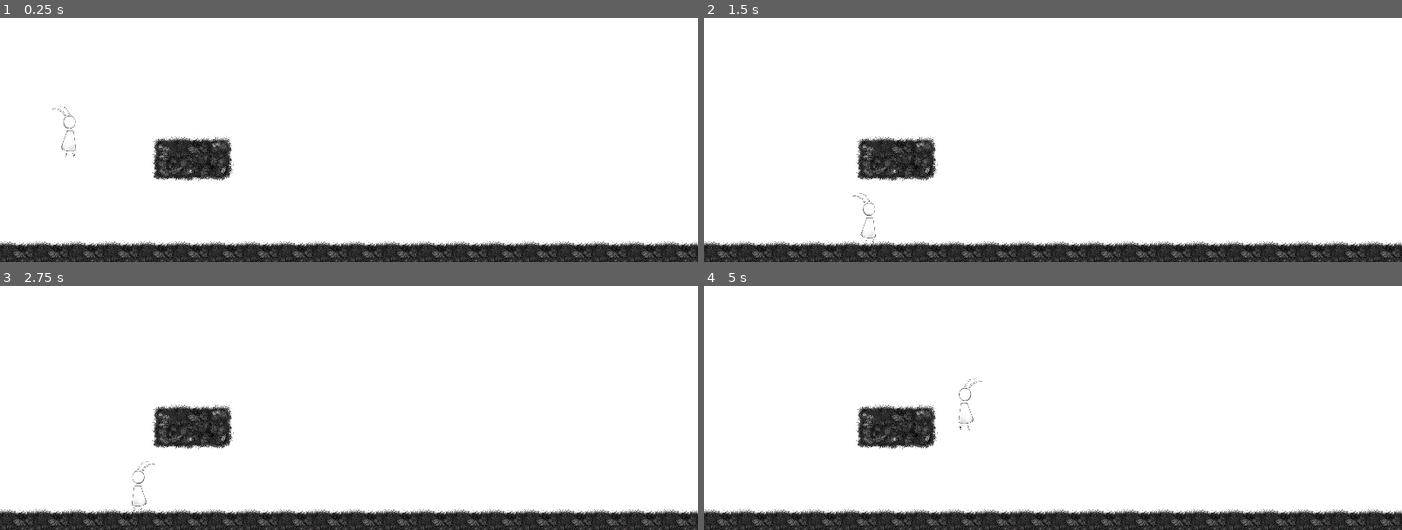
Above: before the commit, frames 1-4 (two rows, left to right).
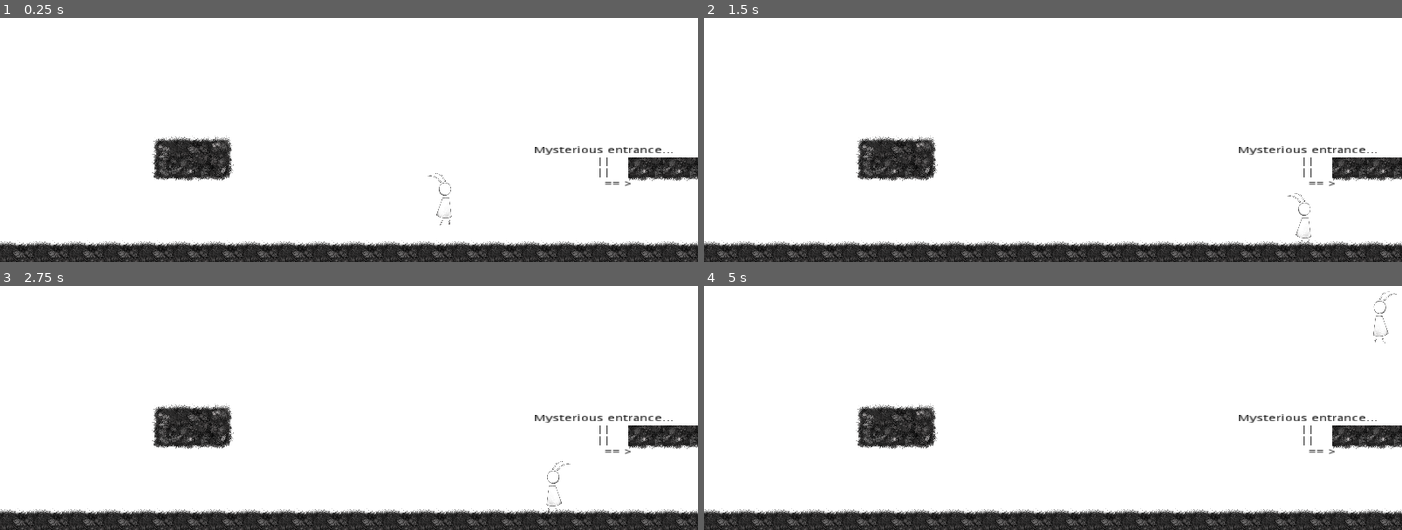
Above: after the commit, the same moments.

Repository: uatuko/game-off-2021
Game: Godot game, scene res://src/levels/grasslands.tscn
The game is run twice, just before and just after one commit, with the same random seed, the same clock (stepped at 60 frames per second) and the same inputs.
Inputs:
- Up to frame 1 (0.25 s): no input
- Up to frame 2 (1.5 s): hold D (move_right) from 0.53 s (still down); tap W (jump) at 0.77 s
- Up to frame 3 (2.75 s): tap W (jump) at 1.52 s; release D (move_right) at 2.03 s; hold A (move_left) from 2.03 s (still down)
- Up to frame 4 (5 s): release A (move_left) at 2.78 s; hold D (move_right) 2.78-4.28 s; tap W (jump) at 3.02, 3.77, 4.52 s; hold A (move_left) from 4.28 s (still down)

The runs differ from the first frame. In frame 1, 1.4% of the frame differs, in the area x 7-100%, y 36-85%; in frame 2, 1.4%; in frame 3, 1.4%; in frame 4, 1.4%.

Commit message:
issue #11 - move player between scenes

Diff:
--- /dev/null
+++ b/src/levels/Levels.gd
@@ -0,0 +1,7 @@
+extends Node2D
+
+
+func _ready():
+	if Global.from_level != null:
+		$Player.set_position(get_node(Global.from_level + "Pos").position)
+		$Player.auto_move()
--- /dev/null
+++ b/src/levels/MushroomRoom.tscn
@@ -0,0 +1,112 @@
+[gd_scene load_steps=9 format=2]
+
+[ext_resource path="res://src/actor/Player.tscn" type="PackedScene" id=1]
+[ext_resource path="res://assets/tiles/grass.png" type="Texture" id=2]
+[ext_resource path="res://src/Entrance.tscn" type="PackedScene" id=3]
+[ext_resource path="res://src/levels/Levels.gd" type="Script" id=4]
+
+[sub_resource type="ConvexPolygonShape2D" id=1]
+points = PoolVector2Array( 160, 64, 32, 64, 32, 32, 160, 32 )
+
+[sub_resource type="ConvexPolygonShape2D" id=2]
+points = PoolVector2Array( 160, 64, 0, 64, 0, 32, 160, 32 )
+
+[sub_resource type="ConvexPolygonShape2D" id=3]
+points = PoolVector2Array( 160, 64, 0, 64, 0, 32, 160, 32 )
+
+[sub_resource type="TileSet" id=4]
+0/name = "grass.png 0"
+0/texture = ExtResource( 2 )
+0/tex_offset = Vector2( 0, 0 )
+0/modulate = Color( 1, 1, 1, 1 )
+0/region = Rect2( 96, 96, 160, 64 )
+0/tile_mode = 0
+0/occluder_offset = Vector2( 0, 0 )
+0/navigation_offset = Vector2( 0, 0 )
+0/shape_offset = Vector2( 0, 0 )
+0/shape_transform = Transform2D( 1, 0, 0, 1, 0, 0 )
+0/shape = SubResource( 1 )
+0/shape_one_way = false
+0/shape_one_way_margin = 1.0
+0/shapes = [ {
+"autotile_coord": Vector2( 0, 0 ),
+"one_way": false,
+"one_way_margin": 1.0,
+"shape": SubResource( 1 ),
+"shape_transform": Transform2D( 1, 0, 0, 1, 0, 0 )
+} ]
+0/z_index = 0
+1/name = "grass.png 1"
+1/texture = ExtResource( 2 )
+1/tex_offset = Vector2( 0, 0 )
+1/modulate = Color( 1, 1, 1, 1 )
+1/region = Rect2( 256, 96, 160, 64 )
+1/tile_mode = 0
+1/occluder_offset = Vector2( 0, 0 )
+1/navigation_offset = Vector2( 0, 0 )
+1/shape_offset = Vector2( 0, 0 )
+1/shape_transform = Transform2D( 1, 0, 0, 1, 0, 0 )
+1/shape = SubResource( 2 )
+1/shape_one_way = false
+1/shape_one_way_margin = 1.0
+1/shapes = [ {
+"autotile_coord": Vector2( 0, 0 ),
+"one_way": false,
+"one_way_margin": 1.0,
+"shape": SubResource( 2 ),
+"shape_transform": Transform2D( 1, 0, 0, 1, 0, 0 )
+} ]
+1/z_index = 0
+2/name = "grass.png 2"
+2/texture = ExtResource( 2 )
+2/tex_offset = Vector2( 0, 0 )
+2/modulate = Color( 1, 1, 1, 1 )
+2/region = Rect2( 512, 96, 160, 64 )
+2/tile_mode = 0
+2/occluder_offset = Vector2( 0, 0 )
+2/navigation_offset = Vector2( 0, 0 )
+2/shape_offset = Vector2( 0, 0 )
+2/shape_transform = Transform2D( 1, 0, 0, 1, 0, 0 )
+2/shape = SubResource( 3 )
+2/shape_one_way = false
+2/shape_one_way_margin = 1.0
+2/shapes = [ {
+"autotile_coord": Vector2( 0, 0 ),
+"one_way": false,
+"one_way_margin": 1.0,
+"shape": SubResource( 3 ),
+"shape_transform": Transform2D( 1, 0, 0, 1, 0, 0 )
+} ]
+2/z_index = 0
+
+[node name="MushroomRoom" type="Node2D"]
+script = ExtResource( 4 )
+
+[node name="Player" parent="." instance=ExtResource( 1 )]
+position = Vector2( 414.488, 631.391 )
+
+[node name="TileMap" type="TileMap" parent="."]
+tile_set = SubResource( 4 )
+collision_layer = 8
+format = 1
+tile_data = PoolIntArray( 589823, 1610612738, 0, 524289, 1610612738, 0, 720894, 0, 0, 720895, 0, 0, 655361, 1, 0, 655362, 1, 0, 655363, 1, 0, 655364, 1, 0, 655365, 1, 0, 655366, 1, 0, 655367, 1, 0, 655368, 1, 0, 655370, 2, 0 )
+
+[node name="grasslands" parent="." instance=ExtResource( 3 )]
+position = Vector2( -35.8388, 603.421 )
+
+[node name="grasslandsPos" type="Position2D" parent="."]
+position = Vector2( -0.85202, 662.122 )
+
+[node name="Label" type="Label" parent="."]
+margin_left = 200.532
+margin_top = 496.214
+margin_right = 297.532
+margin_bottom = 561.214
+custom_colors/font_color = Color( 0, 0, 0, 1 )
+text = "Back to Maze...
+          ||
+          ||
+      <=="
+__meta__ = {
+"_edit_use_anchors_": false
+}
--- a/src/levels/grasslands.tscn
+++ b/src/levels/grasslands.tscn
@@ -1,7 +1,9 @@
-[gd_scene load_steps=10 format=2]
+[gd_scene load_steps=12 format=2]
 
 [ext_resource path="res://src/actor/Player.tscn" type="PackedScene" id=1]
 [ext_resource path="res://assets/tiles/grass.png" type="Texture" id=2]
+[ext_resource path="res://src/Entrance.tscn" type="PackedScene" id=3]
+[ext_resource path="res://src/levels/Levels.gd" type="Script" id=4]
 
 [sub_resource type="ConvexPolygonShape2D" id=1]
 points = PoolVector2Array( 256, 256, 128, 256, 128, 128, 256, 128 )
@@ -149,14 +151,38 @@
 } ]
 5/z_index = 0
 
-[node name="Node2D" type="Node2D"]
+[node name="grasslands" type="Node2D"]
+script = ExtResource( 4 )
 
 [node name="TileMap" type="TileMap" parent="."]
 scale = Vector2( 0.25, 0.25 )
 tile_set = SubResource( 7 )
 cell_size = Vector2( 256, 256 )
+collision_layer = 8
+collision_mask = 3
 format = 1
-tile_data = PoolIntArray( 458756, 0, 0, 458757, 1, 0, 458758, 2, 0, 524292, 5, 0, 524293, 4, 0, 524294, 3, 0, 655360, 1, 0, 655361, 1, 0, 655362, 1, 0, 655363, 1, 0, 655364, 1, 0, 655365, 1, 0, 655366, 1, 0, 655367, 1, 0, 655368, 1, 0, 655369, 1, 0, 655370, 1, 0, 655371, 1, 0, 655372, 1, 0, 655373, 1, 0, 655374, 1, 0, 655375, 1, 0, 655376, 1, 0, 655377, 1, 0, 655378, 1, 0, 655379, 1, 0 )
+tile_data = PoolIntArray( 458756, 0, 0, 458757, 1, 0, 458758, 2, 0, 524292, 5, 0, 524293, 4, 0, 524294, 3, 0, 524306, 4, 0, 524307, 4, 0, 524308, 4, 0, 524309, 4, 0, 655360, 1, 0, 655361, 1, 0, 655362, 1, 0, 655363, 1, 0, 655364, 1, 0, 655365, 1, 0, 655366, 1, 0, 655367, 1, 0, 655368, 1, 0, 655369, 1, 0, 655370, 1, 0, 655371, 1, 0, 655372, 1, 0, 655373, 1, 0, 655374, 1, 0, 655375, 1, 0, 655376, 1, 0, 655377, 1, 0, 655378, 1, 0, 655379, 1, 0, 655380, 1, 0, 655381, 1, 0 )
 
 [node name="Player" parent="." instance=ExtResource( 1 )]
-position = Vector2( 127.339, 413.118 )
+position = Vector2( 816, 536 )
+
+[node name="Label" type="Label" parent="."]
+margin_left = 978.789
+margin_top = 490.826
+margin_right = 1121.79
+margin_bottom = 555.826
+rect_scale = Vector2( 1.79799, 1.20311 )
+custom_colors/font_color = Color( 0, 0, 0, 1 )
+text = "Mysterious entrance...
+                ||
+                ||
+                  == >"
+__meta__ = {
+"_edit_use_anchors_": false
+}
+
+[node name="MushroomRoom" parent="." instance=ExtResource( 3 )]
+position = Vector2( 1320, 616 )
+
+[node name="MushroomRoomPos" type="Position2D" parent="."]
+position = Vector2( 1264, 664 )
